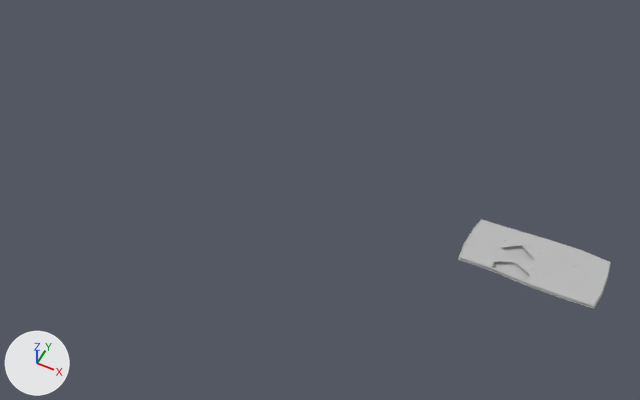
Renders of the FBX model Assets/Models/SM_Matress_1.fbx from each side of a commit.
The view is the same before and after, from a 50 mm camera at (7.8, -7.78, 10.29) aimed at (3.84, 0.13, 0.4). Lighting does not change. The marker at lower left points along +X, +Y and +Z. Vertices at the same position are counted once.
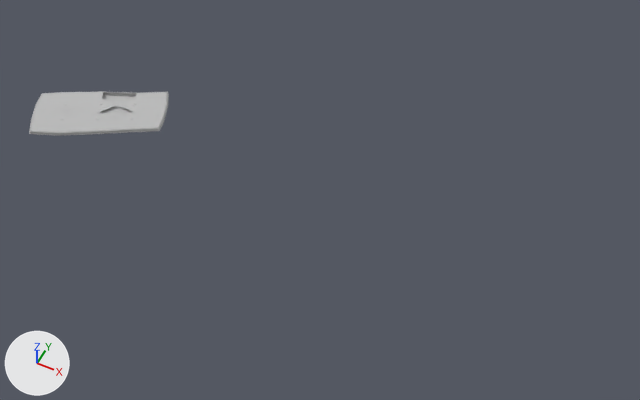
Pixel boxes [x1, y1, x2, y2] of what changed, in the pictures (640 x 400 px):
```json
{"object": "pCube94", "change": "reshaped, moved, rescaled", "before": [458, 219, 611, 308], "after": [29, 91, 169, 136], "on screen": "8% narrower, 49% shorter"}
```

The change, as JSON lines over the scene's bpy script:
```json
{"block": "me_mesh", "where": "# used by ob_pcube94; location = (7.03, 0.75, 0.05); rotation_euler = (1.571, 0.0, 0.0), in degrees (90, 0, 0); scale = (0.0108, 0.0108, 0.0108)"}
{"op": "remove", "block": "me_mesh", "code": "me_mesh.from_pydata(...)  # 303 vertices, 324 faces; spans x -96.0..96.0, y -4.0..4.0, z -44.0..44.0"}
{"op": "add", "block": "me_mesh", "code": "me_mesh.from_pydata(...)  # 303 vertices, 324 faces; spans x -109.0..104.0, y -4.0..4.0, z -87.0..85.0"}
{"block": "me_mesh", "change": "me_mesh part 1: 147 of 303 vertices moved; they spanned x -96.0..96.0, y -4.0..4.0, z -44.0..44.0 and now span x -109.0..104.0, y -4.0..4.0, z -87.0..85.0; mean shift (-3.0, 0.0, -1.0); largest move (-94.0, -2.0, 43.0) -> (69.0, -2.0, -87.0)"}
{"op": "set", "path": "ob_pcube94.location", "old": "(7.03, 0.75, 0.05)", "new": "(0.18, -0.18, 0.91)"}
{"op": "set", "path": "ob_pcube94.scale", "old": "(0.0108, 0.0108, 0.0108)", "new": "(0.01, 0.01, 0.01)"}
```
